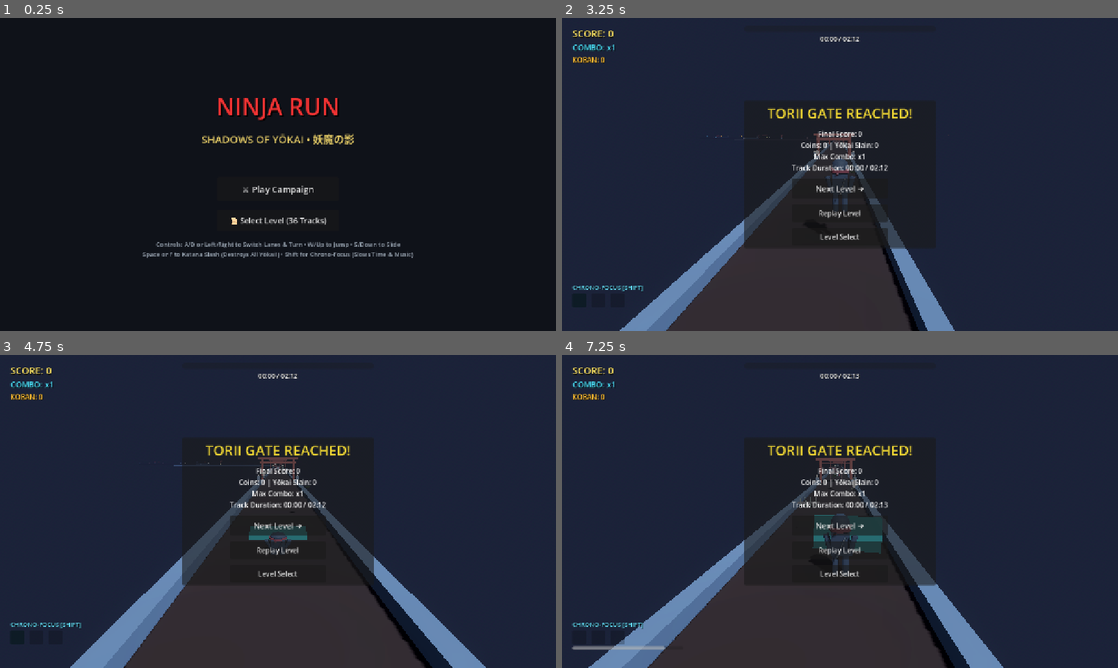
Above: before the commit, frames 1-4 (two rows, left to right).
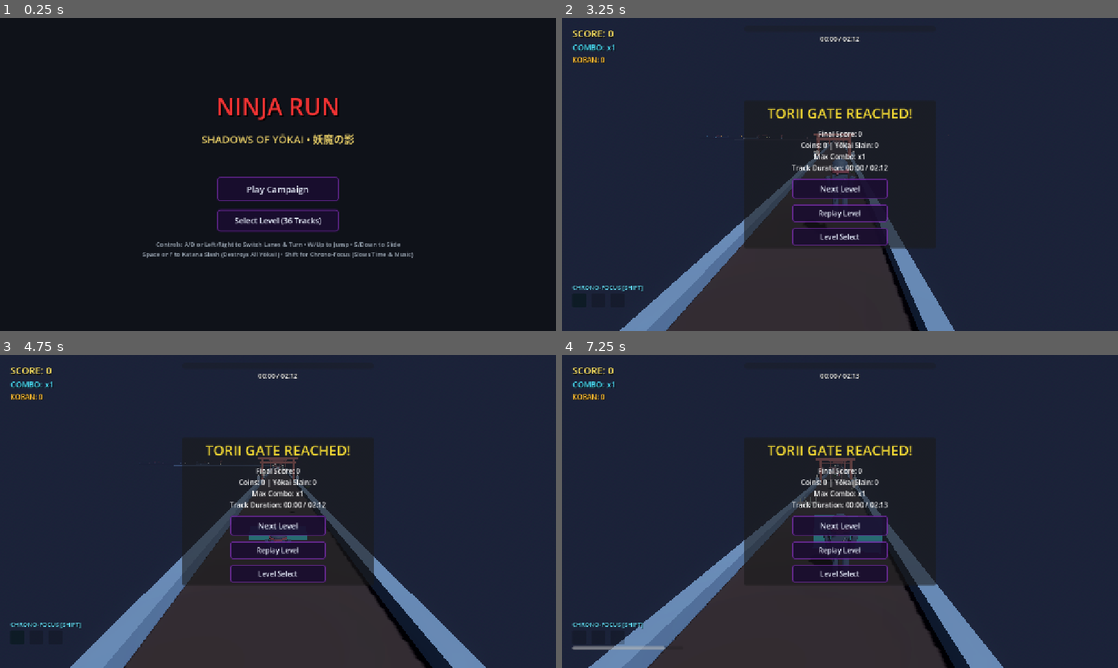
Above: after the commit, the same moments.

Repository: leouofa/ninja-run
Game: Godot game, scene res://scenes/MainMenu.tscn
The game is run twice, just before and just after one commit, with the same random seed, the same clock (stepped at 60 frames per second) and the same inputs.
Inputs (mouse positions are in pixels of both pictures, inside the frame that each line leads up to):
- Up to frame 1 (0.25 s): no input
- Up to frame 2 (3.25 s): click "📜 Select Level (36 Tracks)" (after the commit: "Select Level (36 Tracks)") at 0.5 s; click "◀ Back" (after the commit: "Back") at 1.25 s; click "⚔ Play Campaign" (after the commit: "Play Campaign") at 2 s; tap Enter at 2.75 s; move the mouse to (962, 158) at 2.77 s; hold D (move_right) from 2.78 s (still down); tap Space (slash) at 2.85 s; click (962, 158) at 2.92 s; tap W (jump) at 3.02 s
- Up to frame 3 (4.75 s): release D (move_right) at 3.5 s; click "Replay Level" at 3.5 s; move the mouse to (166, 527) at 4.27 s; hold Down from 4.28 s (still down); tap S (slide) at 4.35 s; click (166, 527) at 4.42 s; tap W (jump) at 4.52 s
- Up to frame 4 (7.25 s): release Down at 5 s; click "Level Select" at 5 s; click "⚔ Play Campaign" (after the commit: "Play Campaign") at 5.75 s; move the mouse to (895, 442) at 6.52 s; hold D (move_right) from 6.53 s (still down); hold Shift (slow_time) from 6.53 s (still down); click (895, 442) at 6.67 s

The runs differ from the first frame. In frame 1, 1.0% of the frame differs, in the area x 39-61%, y 50-69%; in frame 2, 0.8%; in frame 3, 0.8%; in frame 4, 1.3%, in the area x 41-59%, y 51-73%.

Commit message:
added initial button theme

Diff:
--- /dev/null
+++ b/assets/synthwave_theme.tres
@@ -0,0 +1,99 @@
+[gd_resource type="Theme" load_steps=6 format=3]
+
+[sub_resource type="StyleBoxFlat" id="StyleBoxFlat_disabled"]
+content_margin_left = 16.0
+content_margin_top = 8.0
+content_margin_right = 16.0
+content_margin_bottom = 8.0
+bg_color = Color(0.07, 0.05, 0.12, 0.5)
+border_width_left = 2
+border_width_top = 2
+border_width_right = 2
+border_width_bottom = 2
+border_color = Color(0.25, 0.15, 0.35, 0.4)
+corner_radius_top_left = 6
+corner_radius_top_right = 6
+corner_radius_bottom_right = 6
+corner_radius_bottom_left = 6
+
+[sub_resource type="StyleBoxFlat" id="StyleBoxFlat_focus"]
+draw_center = false
+border_width_left = 2
+border_width_top = 2
+border_width_right = 2
+border_width_bottom = 2
+border_color = Color(0, 0.95, 1, 0.8)
+corner_radius_top_left = 6
+corner_radius_top_right = 6
+corner_radius_bottom_right = 6
+corner_radius_bottom_left = 6
+expand_margin_left = 2.0
+expand_margin_top = 2.0
+expand_margin_right = 2.0
+expand_margin_bottom = 2.0
+
+[sub_resource type="StyleBoxFlat" id="StyleBoxFlat_hover"]
+content_margin_left = 16.0
+content_margin_top = 8.0
+content_margin_right = 16.0
+content_margin_bottom = 8.0
+bg_color = Color(0.16, 0.07, 0.28, 0.95)
+border_width_left = 2
+border_width_top = 2
+border_width_right = 2
+border_width_bottom = 2
+border_color = Color(1, 0.08, 0.58, 1)
+corner_radius_top_left = 6
+corner_radius_top_right = 6
+corner_radius_bottom_right = 6
+corner_radius_bottom_left = 6
+shadow_color = Color(0, 0.95, 1, 0.6)
+shadow_size = 8
+
+[sub_resource type="StyleBoxFlat" id="StyleBoxFlat_normal"]
+content_margin_left = 16.0
+content_margin_top = 8.0
+content_margin_right = 16.0
+content_margin_bottom = 8.0
+bg_color = Color(0.09, 0.05, 0.17, 0.85)
+border_width_left = 2
+border_width_top = 2
+border_width_right = 2
+border_width_bottom = 2
+border_color = Color(0.48, 0.18, 0.68, 0.7)
+corner_radius_top_left = 6
+corner_radius_top_right = 6
+corner_radius_bottom_right = 6
+corner_radius_bottom_left = 6
+shadow_color = Color(0.3, 0.05, 0.5, 0.3)
+shadow_size = 2
+
+[sub_resource type="StyleBoxFlat" id="StyleBoxFlat_pressed"]
+content_margin_left = 16.0
+content_margin_top = 8.0
+content_margin_right = 16.0
+content_margin_bottom = 8.0
+bg_color = Color(0.85, 0.08, 0.52, 0.95)
+border_width_left = 2
+border_width_top = 2
+border_width_right = 2
+border_width_bottom = 2
+border_color = Color(0, 1, 0.95, 1)
+corner_radius_top_left = 6
+corner_radius_top_right = 6
+corner_radius_bottom_right = 6
+corner_radius_bottom_left = 6
+shadow_color = Color(1, 0.1, 0.65, 0.8)
+shadow_size = 10
+
+[resource]
+Button/colors/font_color = Color(0.92, 0.95, 1, 1)
+Button/colors/font_disabled_color = Color(0.45, 0.42, 0.55, 0.6)
+Button/colors/font_focus_color = Color(0, 1, 0.95, 1)
+Button/colors/font_hover_color = Color(0, 1, 0.95, 1)
+Button/colors/font_pressed_color = Color(1, 1, 1, 1)
+Button/styles/disabled = SubResource("StyleBoxFlat_disabled")
+Button/styles/focus = SubResource("StyleBoxFlat_focus")
+Button/styles/hover = SubResource("StyleBoxFlat_hover")
+Button/styles/normal = SubResource("StyleBoxFlat_normal")
+Button/styles/pressed = SubResource("StyleBoxFlat_pressed")
--- a/project.godot
+++ b/project.godot
@@ -34,3 +34,7 @@
 
 rendering_device/driver.windows="d3d12"
 anti_aliasing/quality/msaa_3d=2
+
+[gui]
+
+theme/custom="res://assets/synthwave_theme.tres"
--- a/scenes/GameWorld.tscn
+++ b/scenes/GameWorld.tscn
@@ -240,19 +240,22 @@
 [node name="NextLevelBtn" type="Button" parent="HUD/VictoryPanel/VBox"]
 custom_minimum_size = Vector2(220, 45)
 layout_mode = 2
+mouse_default_cursor_shape = 2
 size_flags_horizontal = 4
 theme_override_font_sizes/font_size = 18
-text = "Next Level ➔"
+text = "Next Level"
 
 [node name="ReplayBtn" type="Button" parent="HUD/VictoryPanel/VBox"]
 custom_minimum_size = Vector2(220, 40)
 layout_mode = 2
+mouse_default_cursor_shape = 2
 size_flags_horizontal = 4
 text = "Replay Level"
 
 [node name="LevelSelectBtn" type="Button" parent="HUD/VictoryPanel/VBox"]
 custom_minimum_size = Vector2(220, 40)
 layout_mode = 2
+mouse_default_cursor_shape = 2
 size_flags_horizontal = 4
 text = "Level Select"
 
@@ -299,13 +302,15 @@
 [node name="RetryBtn" type="Button" parent="HUD/GameOverPanel/VBox"]
 custom_minimum_size = Vector2(220, 45)
 layout_mode = 2
+mouse_default_cursor_shape = 2
 size_flags_horizontal = 4
 theme_override_font_sizes/font_size = 18
-text = "⚔ Retry Level"
+text = "Retry Level"
 
 [node name="LevelSelectBtn2" type="Button" parent="HUD/GameOverPanel/VBox"]
 custom_minimum_size = Vector2(220, 40)
 layout_mode = 2
+mouse_default_cursor_shape = 2
 size_flags_horizontal = 4
 text = "Level Select"
 
--- a/scenes/MainMenu.tscn
+++ b/scenes/MainMenu.tscn
@@ -64,16 +64,18 @@
 [node name="CampaignBtn" type="Button" parent="MarginContainer/TitleScreen"]
 custom_minimum_size = Vector2(280, 55)
 layout_mode = 2
+mouse_default_cursor_shape = 2
 size_flags_horizontal = 4
 theme_override_font_sizes/font_size = 20
-text = "⚔ Play Campaign"
+text = "Play Campaign"
 
 [node name="LevelSelectBtn" type="Button" parent="MarginContainer/TitleScreen"]
 custom_minimum_size = Vector2(280, 50)
 layout_mode = 2
+mouse_default_cursor_shape = 2
 size_flags_horizontal = 4
 theme_override_font_sizes/font_size = 18
-text = "📜 Select Level (36 Tracks)"
+text = "Select Level (36 Tracks)"
 
 [node name="ControlsLegend" type="Label" parent="MarginContainer/TitleScreen"]
 layout_mode = 2
@@ -94,7 +96,8 @@
 [node name="BackBtn" type="Button" parent="MarginContainer/LevelSelectScreen/Header"]
 custom_minimum_size = Vector2(100, 40)
 layout_mode = 2
-text = "◀ Back"
+mouse_default_cursor_shape = 2
+text = "Back"
 
 [node name="HeaderTitle" type="Label" parent="MarginContainer/LevelSelectScreen/Header"]
 layout_mode = 2
--- a/scripts/GameManager.gd
+++ b/scripts/GameManager.gd
@@ -28,6 +28,37 @@
 	_load_waveforms()
 	_build_level_list()
 	_load_save_data()
+	_setup_button_listeners()
+
+func _setup_button_listeners() -> void:
+	get_tree().node_added.connect(_on_tree_node_added)
+	_scan_for_buttons(get_tree().root)
+
+func _scan_for_buttons(node: Node) -> void:
+	if not node:
+		return
+	if node is Button:
+		_configure_button(node)
+	for child in node.get_children():
+		_scan_for_buttons(child)
+
+func _on_tree_node_added(node: Node) -> void:
+	if node is Button:
+		_configure_button(node)
+
+func _configure_button(btn: Button) -> void:
+	btn.mouse_default_cursor_shape = Control.CURSOR_POINTING_HAND
+	if not btn.mouse_entered.is_connected(_on_button_hover):
+		btn.mouse_entered.connect(_on_button_hover)
+	if not btn.pressed.is_connected(_on_button_click):
+		btn.pressed.connect(_on_button_click)
+
+func _on_button_hover() -> void:
+	SoundEffects.play_sound(get_tree(), "ui_hover")
+
+func _on_button_click() -> void:
+	SoundEffects.play_sound(get_tree(), "ui_click")
+
 
 func _setup_input_actions() -> void:
 	var actions = {
--- a/scripts/MainMenu.gd
+++ b/scripts/MainMenu.gd
@@ -98,13 +98,15 @@
 
 		# Preview Button
 		var prev_btn = Button.new()
-		prev_btn.text = "▶ Preview"
+		prev_btn.mouse_default_cursor_shape = Control.CURSOR_POINTING_HAND
+		prev_btn.text = "Preview"
 		prev_btn.pressed.connect(func(): _toggle_preview(item["path"], item["filename"]))
 		h_box.add_child(prev_btn)
 
 		# Play Button
 		var play_btn = Button.new()
-		play_btn.text = "⚔ Play"
+		play_btn.mouse_default_cursor_shape = Control.CURSOR_POINTING_HAND
+		play_btn.text = "Play"
 		play_btn.pressed.connect(func():
 			if audio_preview_player.playing:
 				audio_preview_player.stop()
--- a/scripts/SoundEffects.gd
+++ b/scripts/SoundEffects.gd
@@ -106,6 +106,30 @@
 				var val = clampi(int(s), -32768, 32767)
 				data.encode_s16(i * 2, val)
 
+		"ui_hover":
+			duration = 0.05
+			var num_samples = int(duration * sample_rate)
+			data.resize(num_samples * 2)
+			for i in range(num_samples):
+				var t = float(i) / float(sample_rate)
+				var env = exp(-t * 35.0)
+				var freq = lerp(880.0, 1320.0, t / duration)
+				var s = sin(t * freq * TAU) * env * 9000.0
+				var val = clampi(int(s), -32768, 32767)
+				data.encode_s16(i * 2, val)
+
+		"ui_click":
+			duration = 0.08
+			var num_samples = int(duration * sample_rate)
+			data.resize(num_samples * 2)
+			for i in range(num_samples):
+				var t = float(i) / float(sample_rate)
+				var env = exp(-t * 28.0)
+				var freq = lerp(900.0, 300.0, t / duration)
+				var s = sin(t * freq * TAU) * env * 16000.0
+				var val = clampi(int(s), -32768, 32767)
+				data.encode_s16(i * 2, val)
+
 		_:
 			duration = 0.2
 			var num_samples = int(duration * sample_rate)
